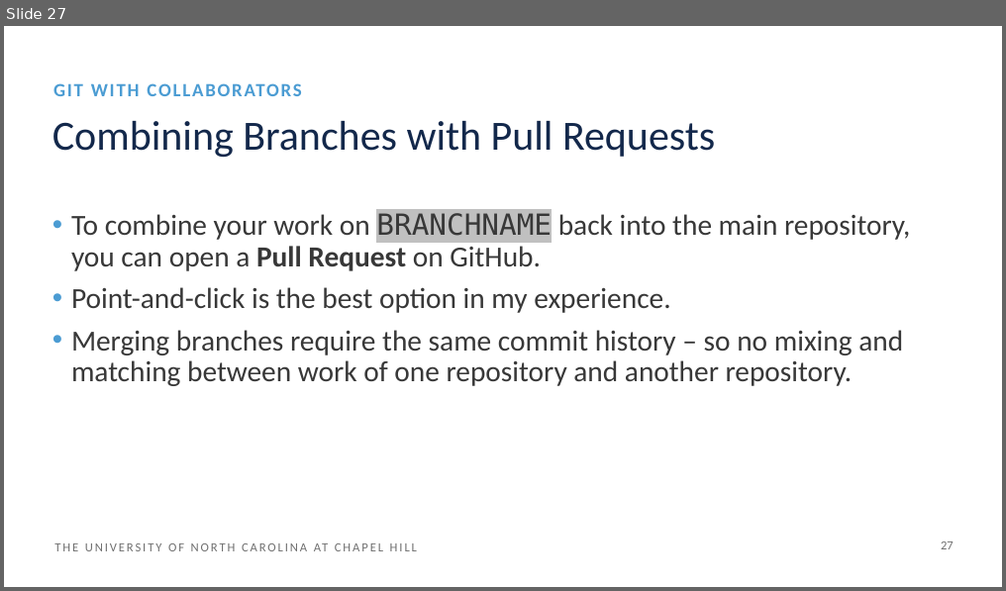
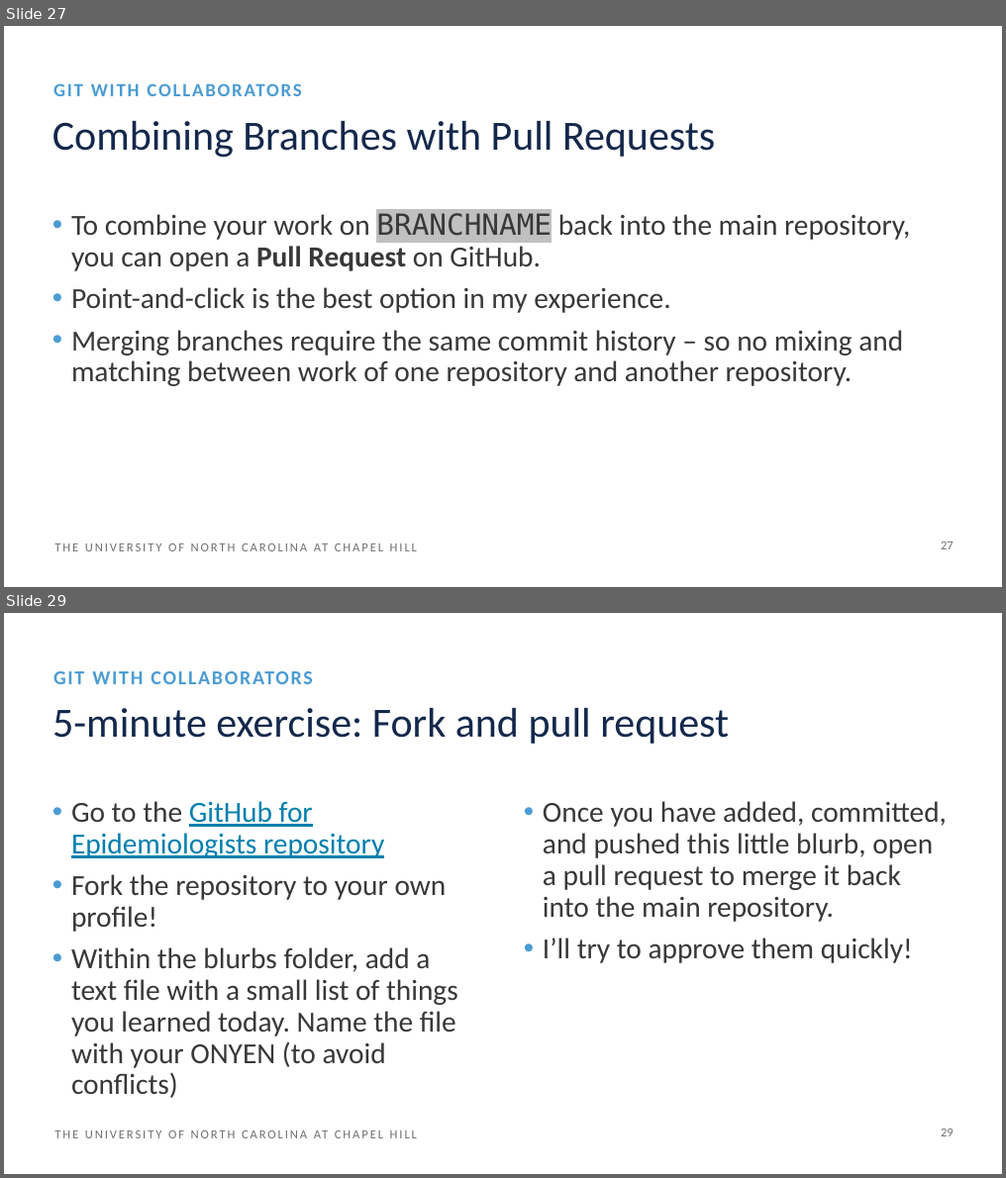
Before and after one commit to heatherhenderson/GitHub-for-Epidemiologists, a slide deck: GitHub for Epidemiologists.pptx. Shown one above the other, each under a label of ours: slide 27 before the commit, slides 27 and 29 after it; the slides between them are not shown. The pictures are 1006x591 and 1006x1178 pixels, drawn with LibreOffice and Linux fonts; fonts in the diff are those of the drawing. Boxes give left, top, right and bottom in pixels: in the first picture for what was removed or moved away, otherwise in the second. Text is boxed around its words. In the diff, an @@ line names an element or a change of style, - is before the commit and + after.

```diff
--- a/GitHub for Epidemiologists.pptx
+++ b/GitHub for Epidemiologists.pptx
@@ slide 29 added at (x1=4, y1=613, x2=1002, y2=1174), background #FFFFFF; not listed: 1 template element that a slide beside it also shows @@
@@ text added at (x1=54, y1=671, x2=312, y2=684), 19 pt, text #4B9CD3, bold @@
+GIT WITH COLLABORATORS
@@ title added at (x1=53, y1=708, x2=729, y2=744), 40 pt, text #13284B @@
+5-minute exercise: Fork and pull request
@@ text added at (x1=71, y1=801, x2=458, y2=1098), 28 pt, text #383838 @@
+• Go to the GitHub for Epidemiologists repository
+• Fork the repository to your own profile!
+• Within the blurbs folder, add a text file with a small list of things you learned today. Name the file with your ONYEN (to avoid conflicts)
@@ text added at (x1=543, y1=801, x2=946, y2=963), 28 pt, text #383838 @@
+• Once you have added, committed, and pushed this little blurb, open a pull request to merge it back into the main repository.
+• I’ll try to approve them quickly!
@@ page number added at (x1=941, y1=1129, x2=953, y2=1137), 12 pt, text #707070 @@
+29
```
Also in this commit, not shown: 2 slides changed.
